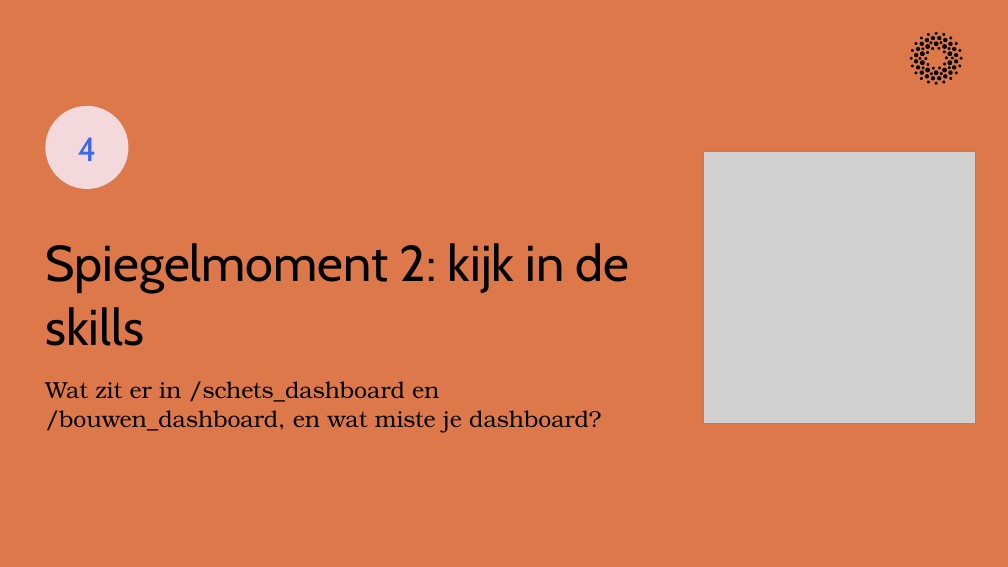
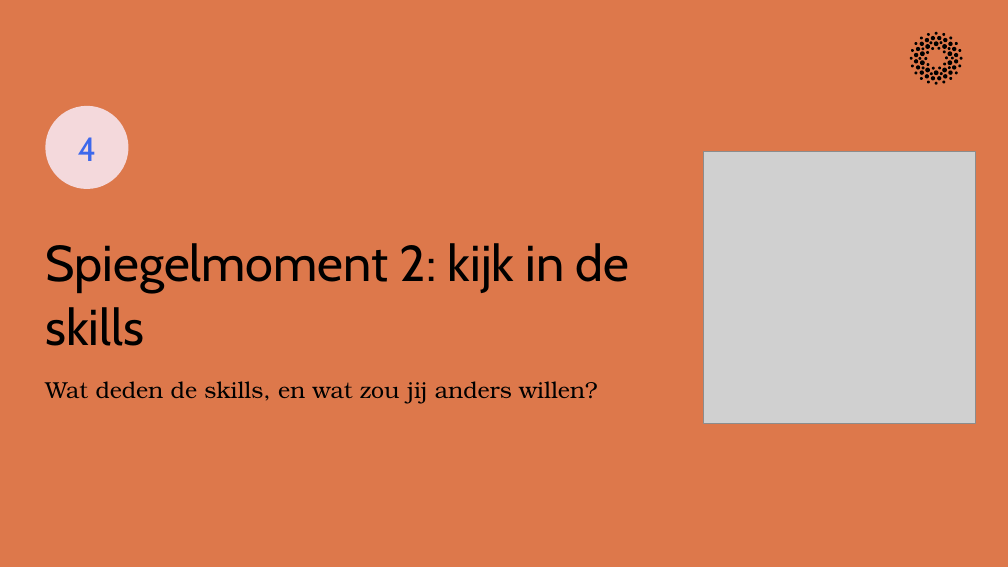
Before and after one commit to cedanl/clidev-presentaties, a slide deck: slide 28 of exports/261005_workshop_rad_uitvoering.pptx. Drawn at 1008x567 pixels with LibreOffice and Linux fonts; fonts in the diff are those of the drawing; grey boxes stand for pictures. Boxes give left, top, right and bottom in pixels: in the first picture for what was removed or moved away, otherwise in the second. Text is boxed around its words. In the diff, an @@ line names an element or a change of style, - is before the commit and + after.

```diff
--- a/exports/261005_workshop_rad_uitvoering.pptx
+++ b/exports/261005_workshop_rad_uitvoering.pptx
@@ text at bbox=[45, 381, 597, 404]: text changed @@
-Wat zit er in /schets_dashboard en /bouwen_dashboard, en wat miste je dashboard?
+Wat deden de skills, en wat zou jij anders willen?
```
Also in this commit, not shown: 12 other slides changed, 1 other file.
